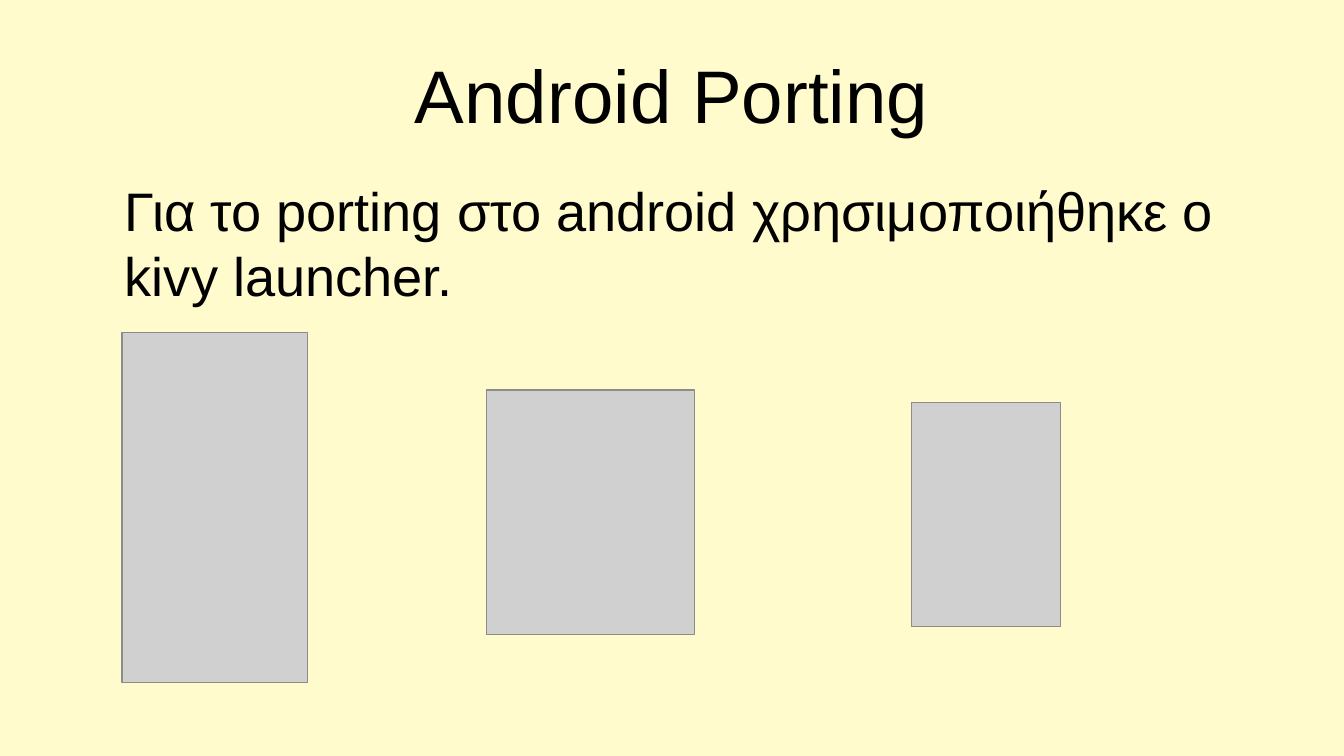
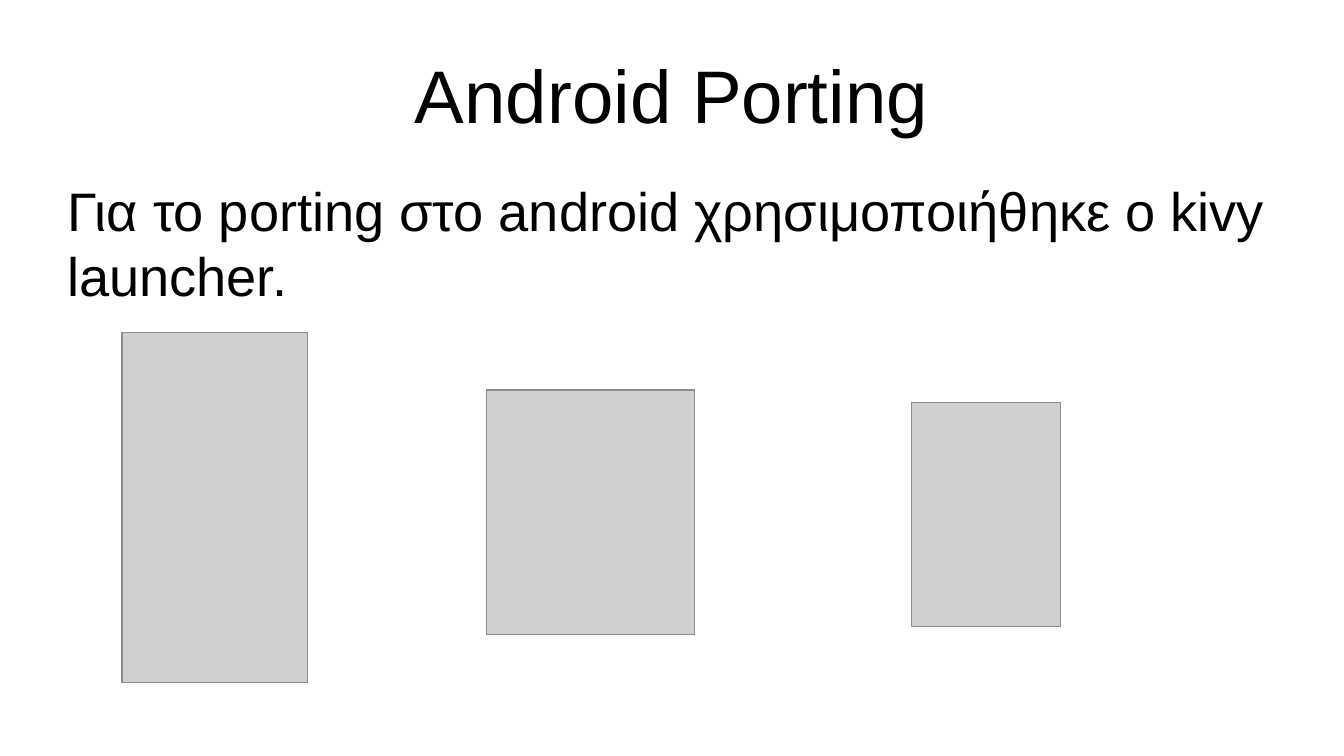
Before and after one commit to SlowGahnoo/pyContacts, a slide deck: slide 11 of presentation45.odp (slide 8 before the commit). Drawn at 1344x756 pixels with LibreOffice and Linux fonts; fonts in the diff are those of the drawing; grey boxes stand for pictures. Boxes give left, top, right and bottom in pixels: in the first picture for what was removed or moved away, otherwise in the second. Text is boxed around its words. In the diff, an @@ line names an element or a change of style, - is before the commit and + after.

```diff
--- a/presentation45.odp
+++ b/presentation45.odp
@@ background #FFFBCC to #FFFFFF @@
@@ text "Για το porting στο android ..." at bbox=[67, 190, 1264, 297]: indent changed @@
```
Also in this commit, not shown: 8 other slides changed, 3 slides added.
